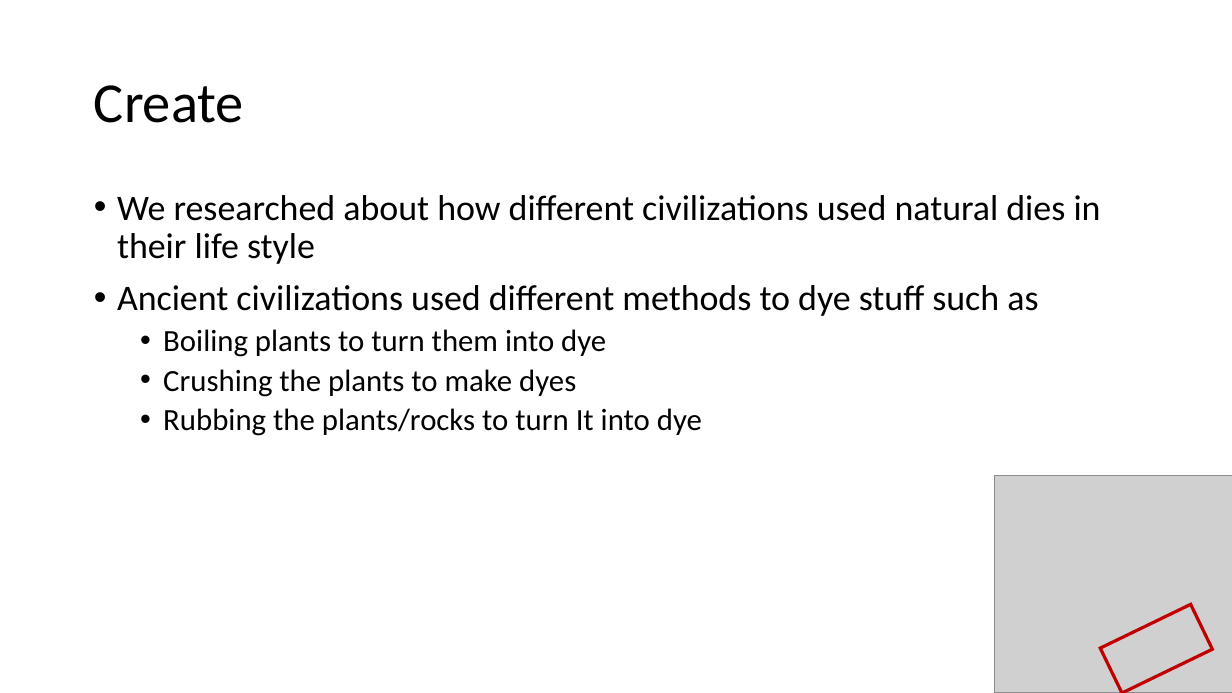
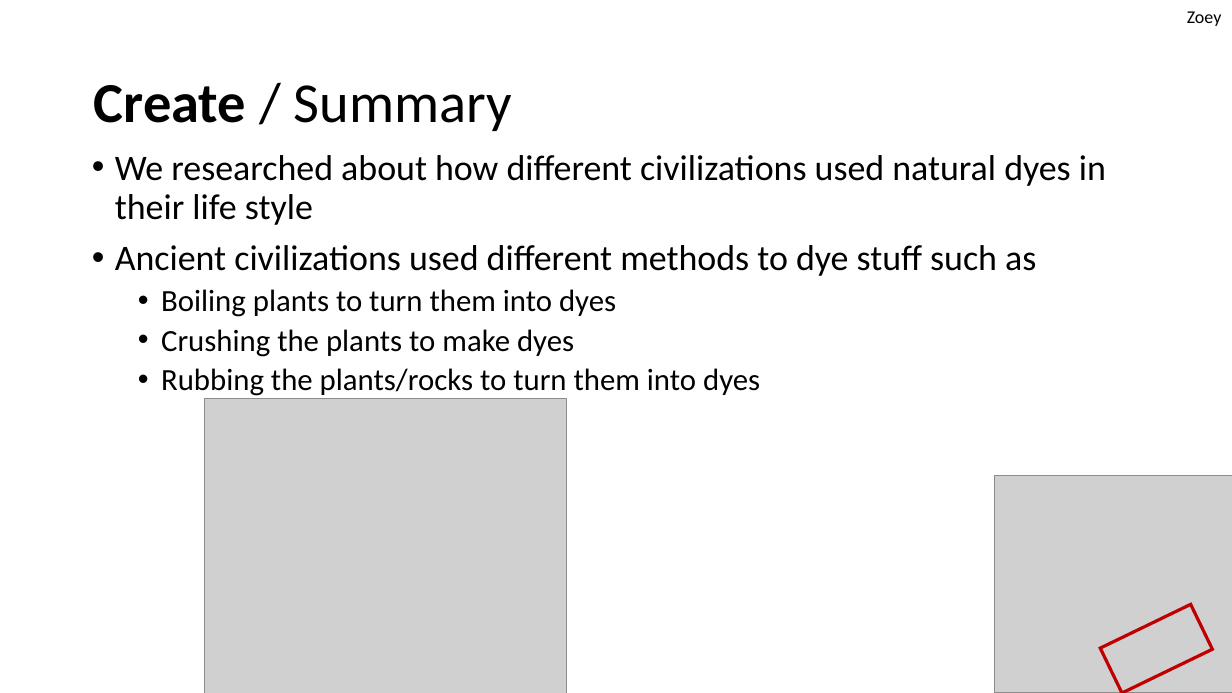
Before and after one commit to LegoRisingStars/Challenge2025, a slide deck: slide 5 of Unearthed Innovation Project - Rising Stars.pptx (slide 4 before the commit). Drawn at 1232x693 pixels with LibreOffice and Linux fonts; fonts in the diff are those of the drawing; grey boxes stand for pictures. Boxes give left, top, right and bottom in pixels: in the first picture for what was removed or moved away, otherwise in the second. Text is boxed around its words. In the diff, an @@ line names an element or a change of style, - is before the commit and + after.

```diff
--- a/Unearthed Innovation Project - Rising Stars.pptx
+++ b/Unearthed Innovation Project - Rising Stars.pptx
@@ text added at box(1187, 11, 1222, 26), 14 pt, text #000000 @@
+Zoey
@@ title at box(94, 85, 512, 131): text changed @@
-Create
+Create / Summary
@@ text "We researched about how different ...": place and size @@
-text "We researched about how different ..." at box(117, 195, 1101, 436)
+text "We researched about how different ..." at box(115, 155, 1106, 396)
@@ text at box(115, 155, 1106, 225): text changed @@
-• We researched about how different civilizations used natural dies in their life style
+• We researched about how different civilizations used natural dyes in their life style
@@ text at box(161, 289, 616, 317): text changed @@
-  • Boiling plants to turn them into dye
+  • Boiling plants to turn them into dyes
@@ text at box(161, 368, 760, 396): text changed @@
-  • Rubbing the plants/rocks to turn It into dye
+  • Rubbing the plants/rocks to turn them into dyes
@@ picture added at box(205, 398, 567, 693) @@
```
Also in this commit, not shown: 12 other slides changed, 3 slides added, 1 slide removed, 2 other files.
